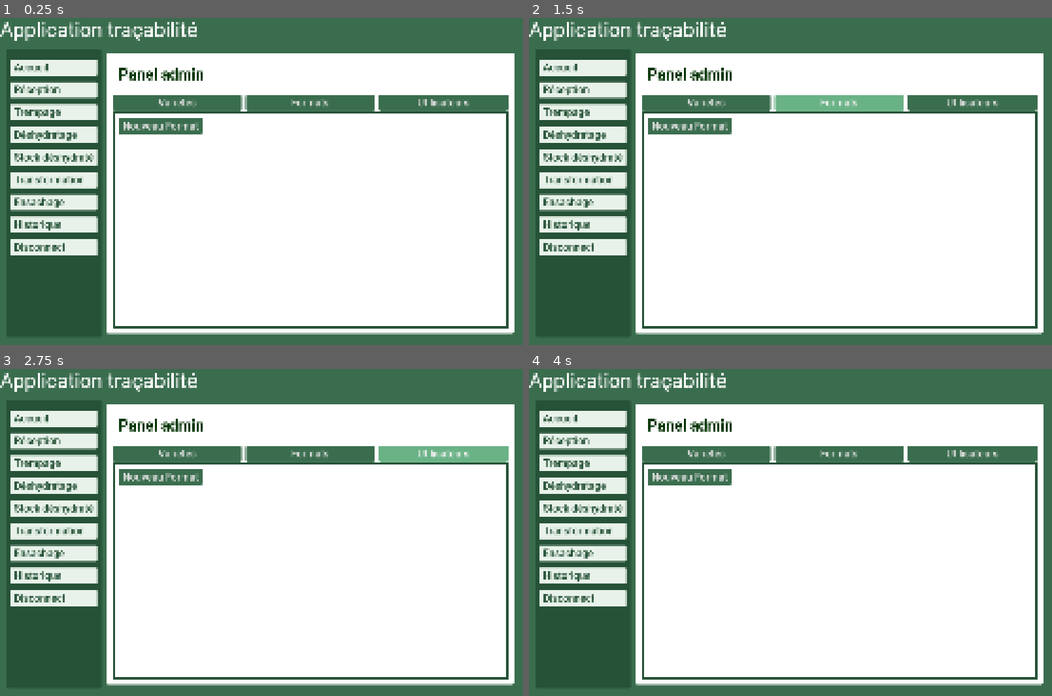
Above: before the commit, frames 1-4 (two rows, left to right).
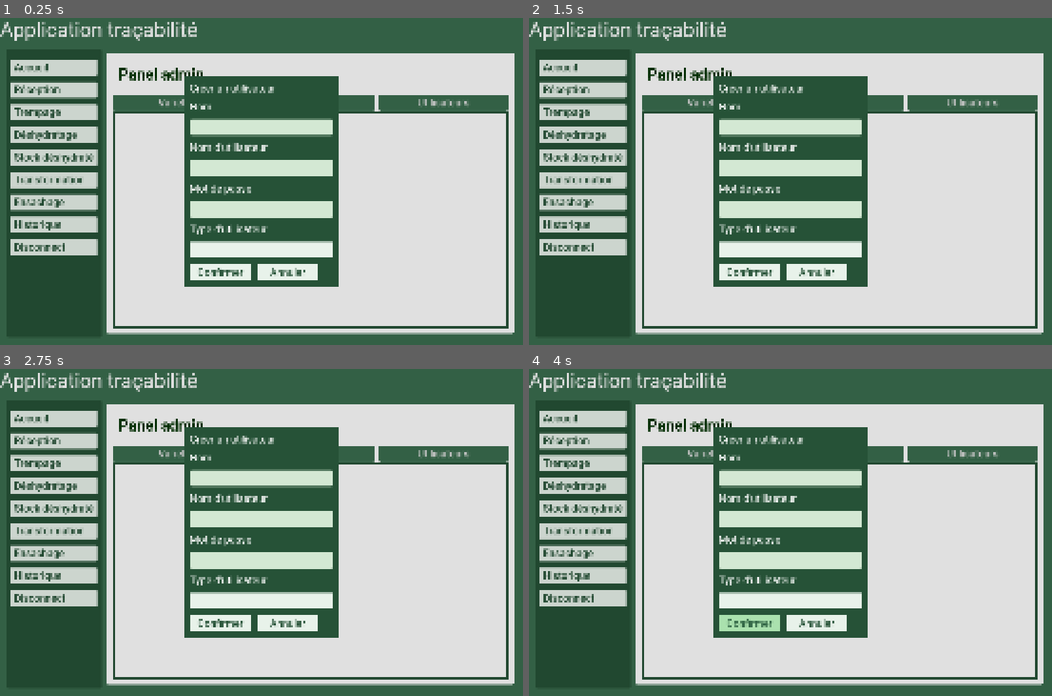
Above: after the commit, the same moments.

Repository: Animo105/tout-cru-dans-le-bec
Game: Godot game, scene res://main_app/main.tscn
Two runs of this game, one before a commit and one after it. Both use one fixed random seed, a clock stepped at 60 frames per second and the inputs below.
Inputs:
- Up to frame 1 (0.25 s): no input
- Up to frame 2 (1.5 s): click "Variétés" at 0.5 s; click "Formats" at 1.25 s
- Up to frame 3 (2.75 s): click "Utilisateurs" at 2 s
- Up to frame 4 (4 s): click "Nouveau Format" at 2.75 s; click "Confirmer" at 3.5 s

The runs differ from the first frame. In frame 1, 67% of the frame differs, in the area x 0-99%, y 1-97%; in frame 2, 67%; in frame 3, 68%; in frame 4, 67%.

Commit message:
Loading des format et variétés et commencement du pannel admin

Diff:
--- a/app_init.gd
+++ b/app_init.gd
@@ -15,12 +15,24 @@
 @onready var mot_de_passe_line_edit: LineEdit = $Login/PanelContainer/MarginContainer/VBoxContainer/MotDePasseLineEdit
 @onready var login_button: Button = $Login/PanelContainer/MarginContainer/VBoxContainer/LoginButton
 @onready var error_login_label: Label = $Login/PanelContainer/MarginContainer/VBoxContainer/ErrorMsg
+@onready var panel_container: PanelContainer = $Login/PanelContainer
+
+# loading stuff stuff
+@onready var v_box_container: VBoxContainer = $Login/VBoxContainer
+@onready var erreurs_label: Label = $Login/VBoxContainer/ErreursLabel
+@onready var proceed_button: Button = $Login/VBoxContainer/ProceedButton
+@onready var title_label: Label = $Login/VBoxContainer/TitleLabel
 
 func clear() -> void:
 	username_line_edit.text = ""
 	mot_de_passe_line_edit.text = ""
 	error_login_label.text = ""
 	url_option_button.button_pressed = false
+	panel_container.show()
+	title_label.text = "Chargement des données..."
+	v_box_container.hide()
+	erreurs_label.text = ""
+	proceed_button.hide()
 
 # Called when the node enters the scene tree for the first time.
 func _ready() -> void:
@@ -81,5 +93,45 @@
 	Globals.is_admin = result_data.get("isAdmin", false)
 	HttpHelper.add_headers("Authorization: Bearer %s" % token)
 	# load some stuff up
+	load_some_stuff_up()
 	clear()
+	if erreurs_label.text != "":
+		title_label.text = "Erreur(s) détecté. Continuer?"
+		proceed_button.show()
+		await proceed_button.pressed
 	SceneManager.load_from_file("res://main_app/main.tscn", false)
+
+func parse_array_response(res, nom: String) -> Variant:
+	if res.result != 0:
+		erreurs_label.text += "%s: Serveur injoignable\n" % nom
+		return null
+
+	if res.response_code != 200:
+		erreurs_label.text += "%s: Erreur (%s)\n" % [nom, res.response_code]
+		return null
+
+	var data = JSON.parse_string(res.body.get_string_from_utf8())
+
+	if data is not Array:
+		erreurs_label.text += "%s: Mauvais type attendu\n" % nom
+		return null
+
+	return data
+
+func load_some_stuff_up():
+	title_label.text = "Chargement des données..."
+	erreurs_label.text = ""
+	proceed_button.hide()
+	panel_container.hide()
+	v_box_container.show()
+	var res : HttpHelper.RequestResult
+	var data = []
+	res = await HttpHelper.request("/api/varieties", HTTPClient.METHOD_GET)
+	data = parse_array_response(res, "Variétés")
+	if data != null and not data == []:
+		Globals.varieties = Variety.from_response_list(data)
+
+	res = await HttpHelper.request("/api/formats", HTTPClient.METHOD_GET)
+	data = parse_array_response(res, "Formats")
+	if data != null and not data == []:
+		Globals.formats = Format.from_response_list(data)
--- a/app_init.tscn
+++ b/app_init.tscn
@@ -1,6 +1,7 @@
 [gd_scene format=3 uid="uid://xfpilgocxijw"]
 
 [ext_resource type="Script" uid="uid://baqnorxwnwsnp" path="res://app_init.gd" id="1_n5gwl"]
+[ext_resource type="Theme" uid="uid://baf6xmff37gsi" path="res://assets/themes/dark_theme.tres" id="2_1tmnr"]
 [ext_resource type="Script" uid="uid://bnb7n2tjsy3mr" path="res://globals/notice_label.gd" id="5_teisc"]
 
 [sub_resource type="StyleBoxEmpty" id="StyleBoxEmpty_5ib5h"]
@@ -21,6 +22,27 @@
 anchor_bottom = 1.0
 grow_horizontal = 2
 grow_vertical = 2
+
+[node name="VBoxContainer" type="VBoxContainer" parent="Login" unique_id=1410548019]
+visible = false
+layout_mode = 2
+
+[node name="TitleLabel" type="Label" parent="Login/VBoxContainer" unique_id=1972711334]
+layout_mode = 2
+theme = ExtResource("2_1tmnr")
+theme_override_font_sizes/font_size = 90
+text = "Chargement des données..."
+
+[node name="ErreursLabel" type="Label" parent="Login/VBoxContainer" unique_id=950701257]
+layout_mode = 2
+theme_override_colors/font_color = Color(1, 0.15134397, 0.10833255, 1)
+text = "ERREURS
+ERREURS
+ERREURS"
+
+[node name="ProceedButton" type="Button" parent="Login/VBoxContainer" unique_id=19017409]
+visible = false
+layout_mode = 2
 
 [node name="PanelContainer" type="PanelContainer" parent="Login" unique_id=1430800581]
 custom_minimum_size = Vector2(1200, 500)
--- /dev/null
+++ b/scenes/admin_panel/admin_panel.gd
@@ -0,0 +1,29 @@
+extends PanelContainer
+
+@onready var format_panel: PanelContainer = $MarginContainer/VBoxContainer/PanelContainer/FormatPanel
+@onready var user_panel: PanelContainer = $MarginContainer/VBoxContainer/PanelContainer/UserPanel
+
+var panels : Array[Control] = []
+
+func _ready() -> void:
+	panels = [
+		format_panel,
+		user_panel
+	]
+
+func hide_all():
+	for p in panels:
+		p.hide()
+
+func _on_variety_button_pressed() -> void:
+	pass # Replace with function body.
+
+
+func _on_fromat_button_pressed() -> void:
+	hide_all()
+	format_panel.show()
+
+
+func _on_user_button_pressed() -> void:
+	hide_all()
+	user_panel.show()
--- a/scenes/admin_panel/admin_panel.tscn
+++ b/scenes/admin_panel/admin_panel.tscn
@@ -1,7 +1,9 @@
 [gd_scene format=3 uid="uid://c1bkkovv8oj5q"]
 
+[ext_resource type="Script" uid="uid://dpguh37nfevex" path="res://scenes/admin_panel/admin_panel.gd" id="1_sdgor"]
 [ext_resource type="Theme" uid="uid://cbrmgvtgi1by7" path="res://assets/themes/label_title.tres" id="1_tvw0j"]
 [ext_resource type="PackedScene" uid="uid://dlcqpc2aaay8f" path="res://scenes/admin_panel/admin_scenes/format_panel.tscn" id="2_cqc4f"]
+[ext_resource type="PackedScene" uid="uid://0mxd8tmv50nd" path="res://scenes/admin_panel/admin_scenes/user_panel.tscn" id="4_g4htw"]
 [ext_resource type="PackedScene" uid="uid://c512kt248fv6q" path="res://pop_up/pop_up.tscn" id="5_smfo1"]
 
 [sub_resource type="StyleBoxFlat" id="StyleBoxFlat_et5tc"]
@@ -18,6 +20,7 @@
 anchor_bottom = 1.0
 grow_horizontal = 2
 grow_vertical = 2
+script = ExtResource("1_sdgor")
 
 [node name="MarginContainer" type="MarginContainer" parent="." unique_id=641677508]
 layout_mode = 2
@@ -62,5 +65,12 @@
 [node name="FormatPanel" parent="MarginContainer/VBoxContainer/PanelContainer" unique_id=1670210616 instance=ExtResource("2_cqc4f")]
 layout_mode = 2
 
+[node name="UserPanel" parent="MarginContainer/VBoxContainer/PanelContainer" unique_id=1238810685 instance=ExtResource("4_g4htw")]
+layout_mode = 2
+
 [node name="PopUp" parent="." unique_id=519498358 instance=ExtResource("5_smfo1")]
 visible = false
+
+[connection signal="pressed" from="MarginContainer/VBoxContainer/HBoxContainer/VarietyButton" to="." method="_on_variety_button_pressed"]
+[connection signal="pressed" from="MarginContainer/VBoxContainer/HBoxContainer/FromatButton" to="." method="_on_fromat_button_pressed"]
+[connection signal="pressed" from="MarginContainer/VBoxContainer/HBoxContainer/UserButton" to="." method="_on_user_button_pressed"]
--- a/scenes/admin_panel/admin_scenes/format_panel.gd
+++ b/scenes/admin_panel/admin_scenes/format_panel.gd
@@ -24,7 +24,7 @@
 		var format_name : String = pop_up.edit_line_value
 		var format : Format = Format.new()
 		format.format = format_name
-		var res := await HttpHelper.request("/api/format", HTTPClient.METHOD_POST, format.to_byte_array())
+		var res := await HttpHelper.request("/api/formats", HTTPClient.METHOD_POST, format.to_byte_array())
 		if res.result != 0:
 			ErrorService.display_error("Serveur injoignable.", 5)
 			return
@@ -41,3 +41,7 @@
 
 func on_edit(id : int):
 	prints("Edit", id)
+
+
+func _on_variety_button_pressed() -> void:
+	pass # Replace with function body.
--- /dev/null
+++ b/scenes/admin_panel/admin_scenes/user_panel.tscn
@@ -0,0 +1,101 @@
+[gd_scene format=3 uid="uid://0mxd8tmv50nd"]
+
+[ext_resource type="Theme" uid="uid://baf6xmff37gsi" path="res://assets/themes/dark_theme.tres" id="1_06gjd"]
+
+[sub_resource type="StyleBoxFlat" id="StyleBoxFlat_06gjd"]
+bg_color = Color(0, 0, 0, 0.12156863)
+
+[node name="UserPanel" type="PanelContainer" unique_id=1238810685]
+anchors_preset = 15
+anchor_right = 1.0
+anchor_bottom = 1.0
+grow_horizontal = 2
+grow_vertical = 2
+size_flags_horizontal = 3
+size_flags_vertical = 3
+
+[node name="CanvasLayer" type="CanvasLayer" parent="." unique_id=575034424]
+
+[node name="Panel" type="Panel" parent="CanvasLayer" unique_id=821686734]
+anchors_preset = 15
+anchor_right = 1.0
+anchor_bottom = 1.0
+grow_horizontal = 2
+grow_vertical = 2
+theme_override_styles/panel = SubResource("StyleBoxFlat_06gjd")
+
+[node name="CenterContainer" type="CenterContainer" parent="CanvasLayer" unique_id=1296143892]
+offset_right = 2560.0
+offset_bottom = 1600.0
+grow_horizontal = 2
+grow_vertical = 2
+
+[node name="PanelContainer" type="PanelContainer" parent="CanvasLayer/CenterContainer" unique_id=2081073958]
+layout_mode = 2
+theme = ExtResource("1_06gjd")
+
+[node name="MarginContainer" type="MarginContainer" parent="CanvasLayer/CenterContainer/PanelContainer" unique_id=349052582]
+layout_mode = 2
+theme_override_constants/margin_left = 30
+theme_override_constants/margin_top = 30
+theme_override_constants/margin_right = 30
+theme_override_constants/margin_bottom = 30
+
+[node name="VBoxContainer" type="VBoxContainer" parent="CanvasLayer/CenterContainer/PanelContainer/MarginContainer" unique_id=2086661909]
+layout_mode = 2
+theme_override_constants/separation = 30
+
+[node name="Title" type="Label" parent="CanvasLayer/CenterContainer/PanelContainer/MarginContainer/VBoxContainer" unique_id=31914773]
+layout_mode = 2
+text = "Créer un utilisateur"
+
+[node name="NameLabel" type="Label" parent="CanvasLayer/CenterContainer/PanelContainer/MarginContainer/VBoxContainer" unique_id=40704045]
+layout_mode = 2
+text = "Nom: "
+
+[node name="NameLineEdit" type="LineEdit" parent="CanvasLayer/CenterContainer/PanelContainer/MarginContainer/VBoxContainer" unique_id=597471844]
+custom_minimum_size = Vector2(700, 0)
+layout_mode = 2
+size_flags_horizontal = 3
+
+[node name="UserNameLabel" type="Label" parent="CanvasLayer/CenterContainer/PanelContainer/MarginContainer/VBoxContainer" unique_id=1250243164]
+layout_mode = 2
+text = "Nom d'utilisateur"
+
+[node name="UserNameLineEdit" type="LineEdit" parent="CanvasLayer/CenterContainer/PanelContainer/MarginContainer/VBoxContainer" unique_id=121043227]
+custom_minimum_size = Vector2(700, 0)
+layout_mode = 2
+
+[node name="PasswordLabel" type="Label" parent="CanvasLayer/CenterContainer/PanelContainer/MarginContainer/VBoxContainer" unique_id=2108112638]
+layout_mode = 2
+text = "Mot de passe"
+
+[node name="PasswordLineEdit" type="LineEdit" parent="CanvasLayer/CenterContainer/PanelContainer/MarginContainer/VBoxContainer" unique_id=162136233]
+custom_minimum_size = Vector2(700, 0)
+layout_mode = 2
+
+[node name="PasswordLabel2" type="Label" parent="CanvasLayer/CenterContainer/PanelContainer/MarginContainer/VBoxContainer" unique_id=1609801354]
+layout_mode = 2
+text = "Type d'utilisateur"
+
+[node name="OptionButton" type="OptionButton" parent="CanvasLayer/CenterContainer/PanelContainer/MarginContainer/VBoxContainer" unique_id=1281816460]
+layout_mode = 2
+item_count = 2
+popup/item_0/text = "Utilisateur"
+popup/item_0/id = 0
+popup/item_1/text = "Super utilisateur"
+popup/item_1/id = 1
+
+[node name="HBoxContainer" type="HBoxContainer" parent="CanvasLayer/CenterContainer/PanelContainer/MarginContainer/VBoxContainer" unique_id=1473953873]
+layout_mode = 2
+theme_override_constants/separation = 30
+
+[node name="Confirmer" type="Button" parent="CanvasLayer/CenterContainer/PanelContainer/MarginContainer/VBoxContainer/HBoxContainer" unique_id=873284565]
+custom_minimum_size = Vector2(300, 0)
+layout_mode = 2
+text = "Confirmer"
+
+[node name="Annuler" type="Button" parent="CanvasLayer/CenterContainer/PanelContainer/MarginContainer/VBoxContainer/HBoxContainer" unique_id=488934293]
+custom_minimum_size = Vector2(300, 0)
+layout_mode = 2
+text = "Annuler"
--- /dev/null
+++ b/scenes/admin_panel/admin_scenes/variety_panel.gd
@@ -0,0 +1 @@
+extends PanelContainer
--- /dev/null
+++ b/scenes/admin_panel/admin_scenes/variety_panel.tscn
@@ -0,0 +1,36 @@
+[gd_scene format=3 uid="uid://c4wqkti8sbbmt"]
+
+[ext_resource type="Script" uid="uid://cvhy00pd304l0" path="res://scenes/admin_panel/admin_scenes/variety_panel.gd" id="1_hvwgl"]
+[ext_resource type="PackedScene" uid="uid://c512kt248fv6q" path="res://pop_up/pop_up.tscn" id="1_i0bvc"]
+
+[node name="VarietyPanel" type="PanelContainer" unique_id=1328346088]
+anchors_preset = 15
+anchor_right = 1.0
+anchor_bottom = 1.0
+grow_horizontal = 2
+grow_vertical = 2
+script = ExtResource("1_hvwgl")
+
+[node name="MarginContainer" type="MarginContainer" parent="." unique_id=284661901]
+layout_mode = 2
+theme_override_constants/margin_left = 20
+theme_override_constants/margin_top = 20
+theme_override_constants/margin_right = 20
+theme_override_constants/margin_bottom = 20
+
+[node name="FormatList" type="VBoxContainer" parent="MarginContainer" unique_id=1395687159]
+layout_mode = 2
+
+[node name="HBoxContainer" type="HBoxContainer" parent="MarginContainer/FormatList" unique_id=527985351]
+layout_mode = 2
+
+[node name="NewVarietyButton" type="Button" parent="MarginContainer/FormatList/HBoxContainer" unique_id=1637744233]
+layout_mode = 2
+text = "Nouvelle variété"
+
+[node name="HSeparator" type="HSeparator" parent="MarginContainer/FormatList" unique_id=492228363]
+layout_mode = 2
+theme_override_constants/separation = 30
+
+[node name="PopUp" parent="." unique_id=1916853674 instance=ExtResource("1_i0bvc")]
+visible = false
Not shown, added: scenes/admin_panel/admin_panel.gd.uid
Not shown, added: scenes/admin_panel/admin_scenes/variety_panel.gd.uid
